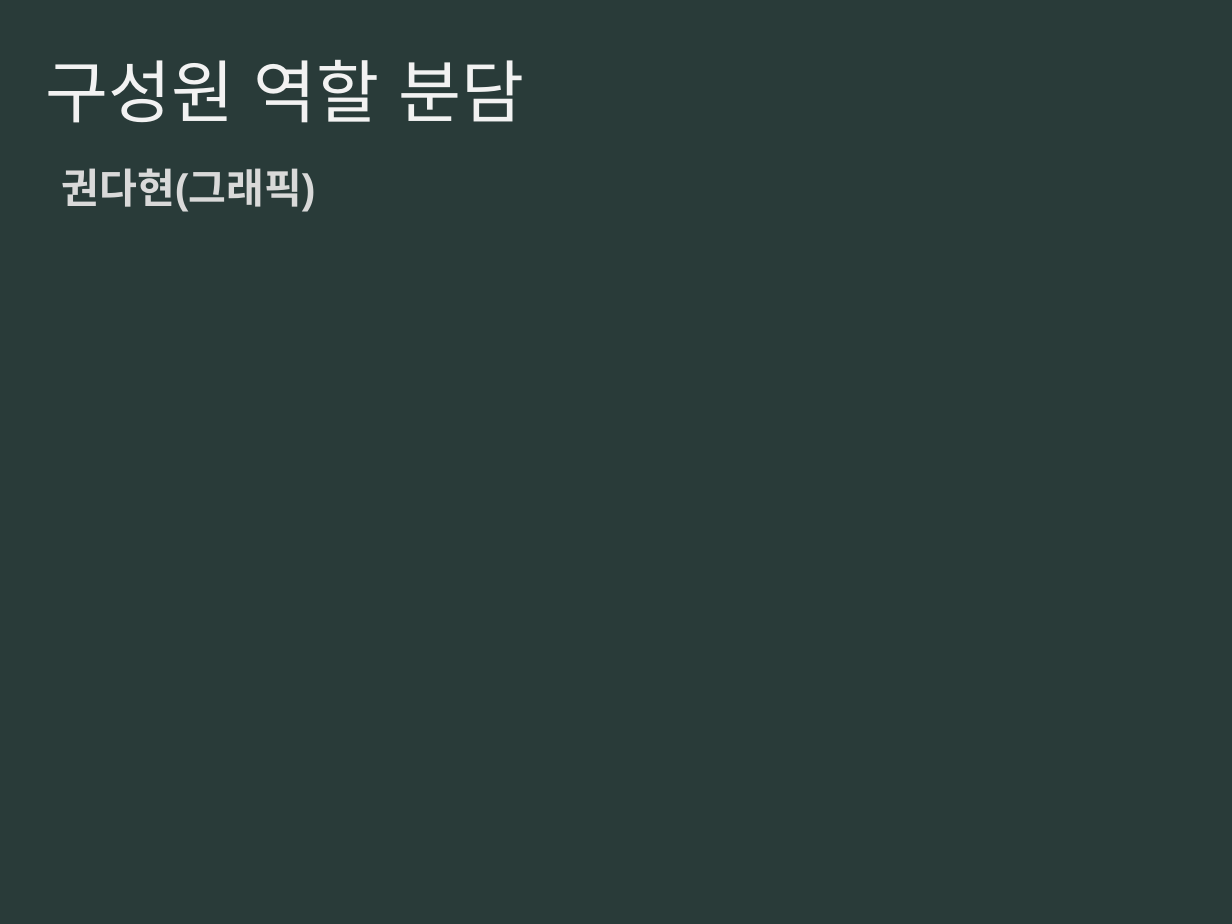
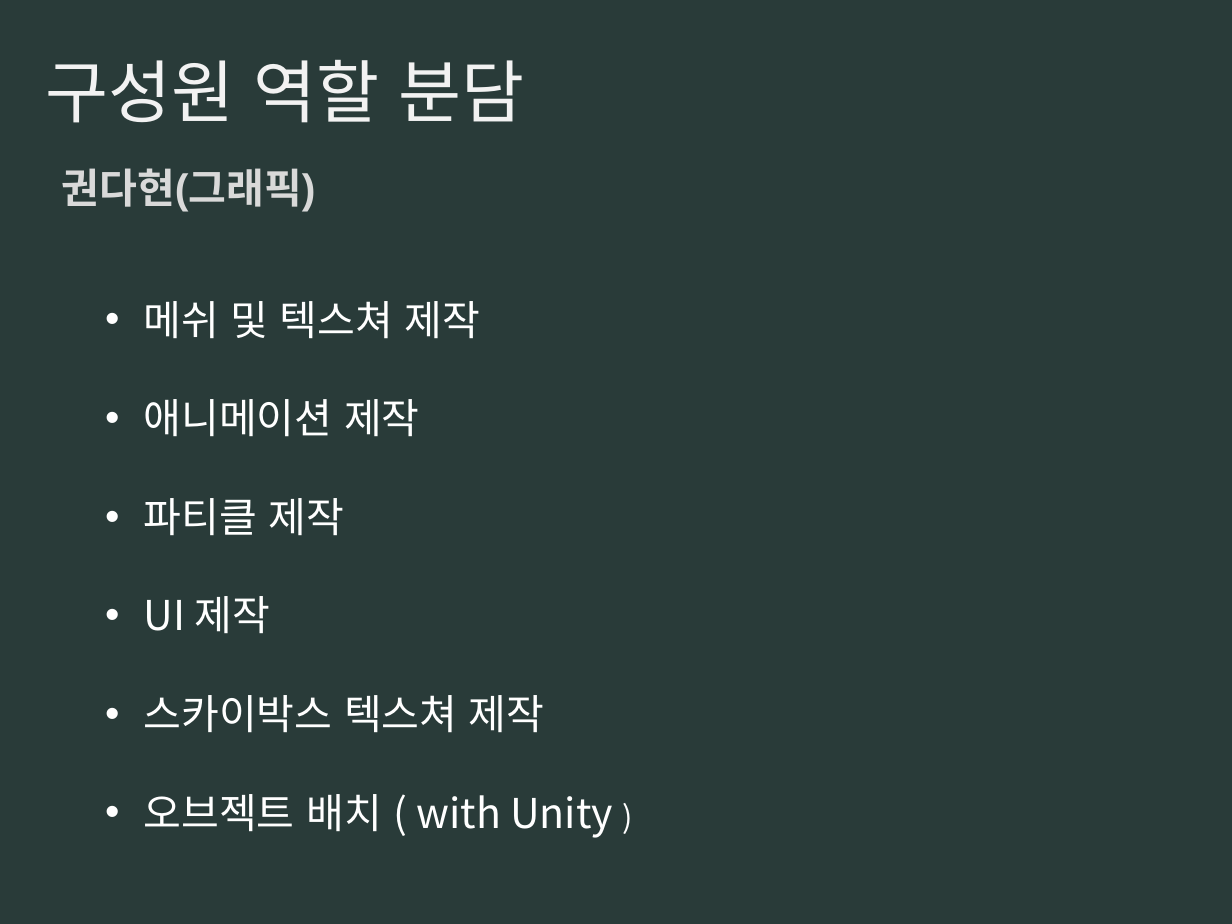
Before and after one commit to AhnaGeneral/ZzongKkongA, a slide deck: slide 6 of Document/종합설계기획/(중간발표)CorruptLab.pptx. Drawn at 1232x924 pixels with LibreOffice and Linux fonts; fonts in the diff are those of the drawing. Boxes give left, top, right and bottom in pixels: in the first picture for what was removed or moved away, otherwise in the second. Text is boxed around its words. In the diff, an @@ line names an element or a change of style, - is before the commit and + after.

```diff
--- a/Document/종합설계기획/(중간발표)CorruptLab.pptx
+++ b/Document/종합설계기획/(중간발표)CorruptLab.pptx
@@ text added at bbox=[144, 301, 613, 838], 24 pt, text #FFFFFF @@
+• 메쉬 및 텍스쳐 제작
+• 애니메이션 제작
+• 파티클 제작
+• UI 제작
+• 스카이박스 텍스쳐 제작
+• 오브젝트 배치 ( with Unity )
```
Also in this commit, not shown: 1 other slide changed, 1 other file.
